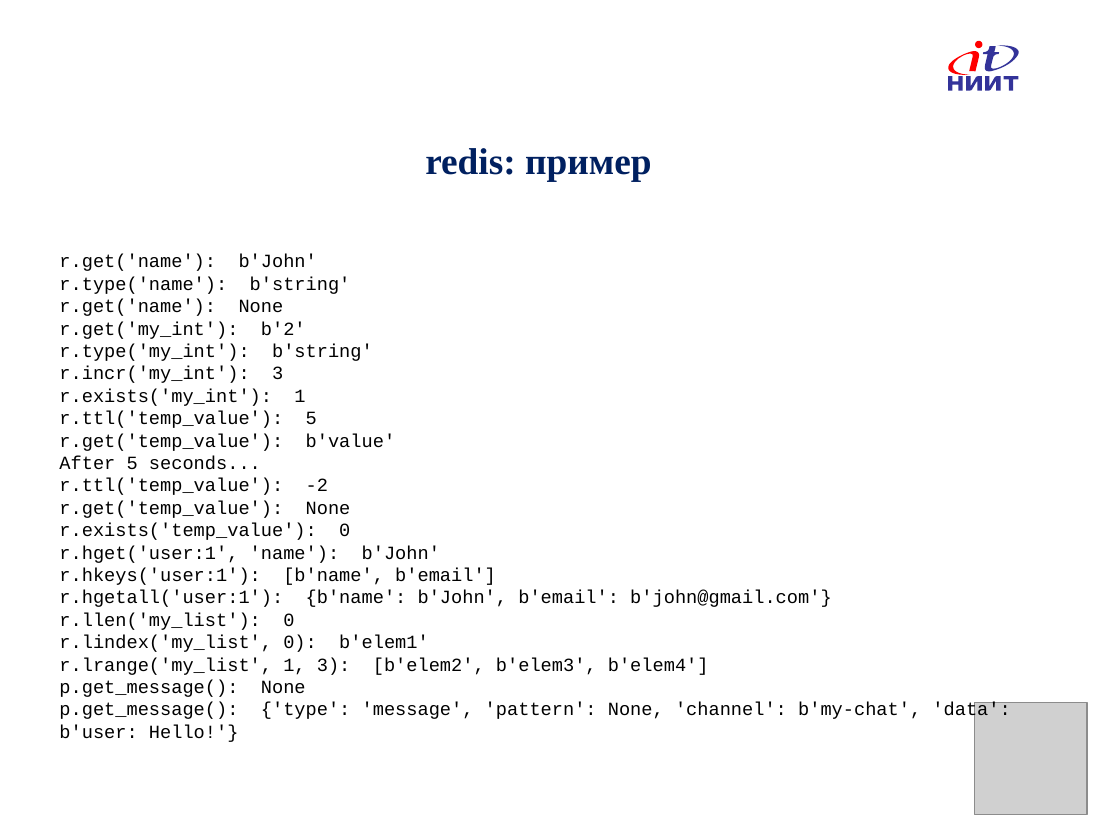
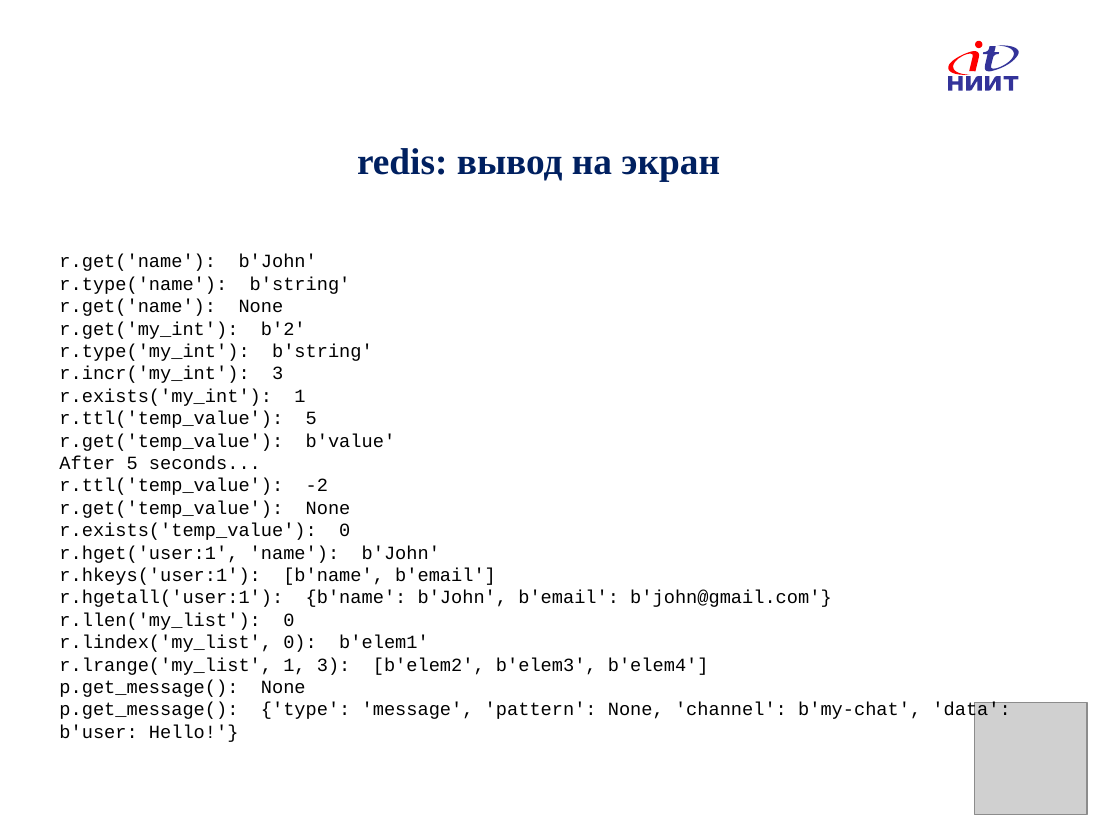
Before and after one commit to IlyaOrlov/PythonCourse, a slide deck: slide 36 of Lectures/PyLec_12.pptx (slide 35 before the commit). Drawn at 1120x840 pixels with LibreOffice and Linux fonts; fonts in the diff are those of the drawing; grey boxes stand for pictures; background and template pictures are left out. Boxes give left, top, right and bottom in pixels: in the first picture for what was removed or moved away, otherwise in the second. Text is boxed around its words. In the diff, an @@ line names an element or a change of style, - is before the commit and + after.

```diff
--- a/Lectures/PyLec_12.pptx
+++ b/Lectures/PyLec_12.pptx
@@ title at (x1=357, y1=148, x2=720, y2=181): text changed @@
-redis: пример
+redis: вывод на экран
```
Also in this commit, not shown: 3 other slides changed, 1 slide added, 1 other file.
